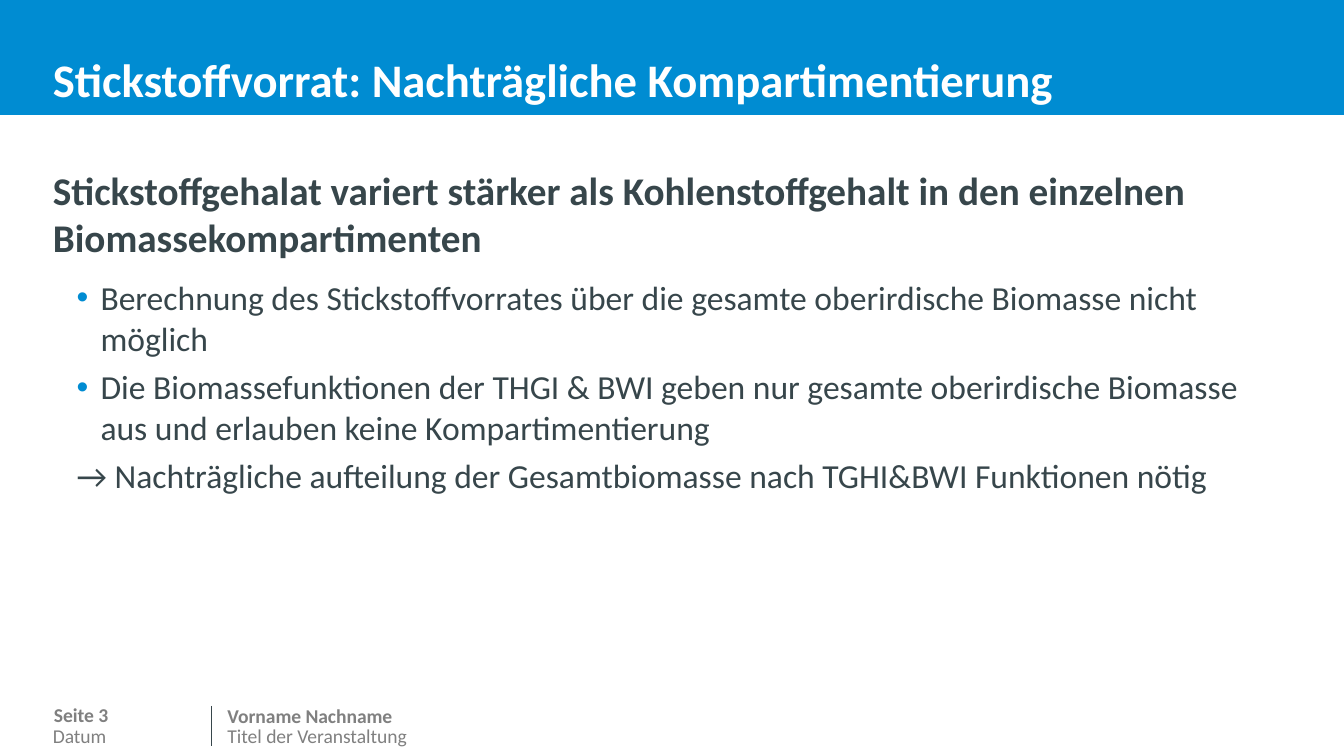
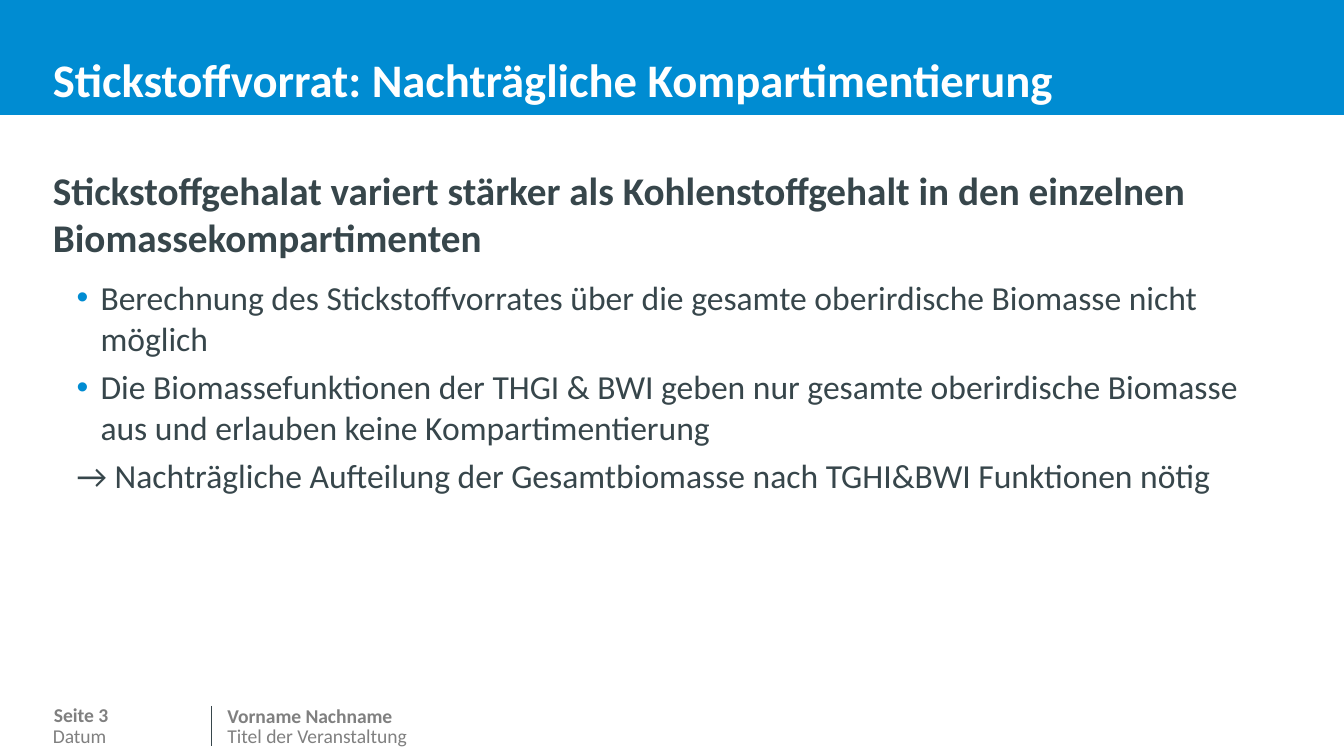
Before and after one commit to JetteGercken/TI_BZE_BE_analysis, a slide deck: slide 4 of info/biomasse_vergleich_MoMoK_BE.pptx. Drawn at 1344x756 pixels with LibreOffice and Linux fonts; fonts in the diff are those of the drawing; background and template pictures are left out. Boxes give left, top, right and bottom in pixels: in the first picture for what was removed or moved away, otherwise in the second. Text is boxed around its words. In the diff, an @@ line names an element or a change of style, - is before the commit and + after.

```diff
--- a/info/biomasse_vergleich_MoMoK_BE.pptx
+++ b/info/biomasse_vergleich_MoMoK_BE.pptx
@@ text at <box>115,464,1210,494</box>: text changed @@
-  → Nachträgliche aufteilung der Gesamtbiomasse nach TGHI&BWI Funktionen nötig
+  → Nachträgliche Aufteilung der Gesamtbiomasse nach TGHI&BWI Funktionen nötig
```
Also in this commit, not shown: 2 other slides changed, 1 slide added, 1 other file.
